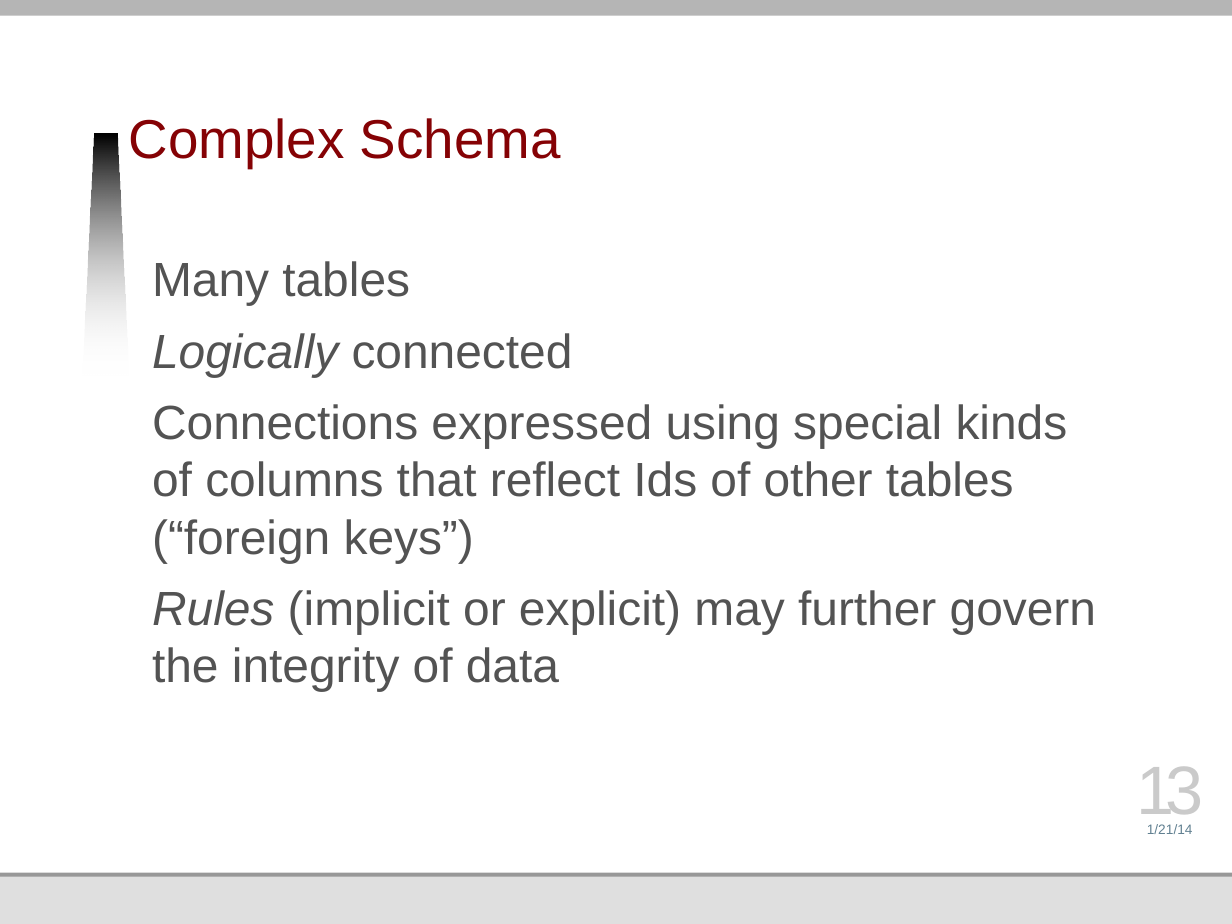
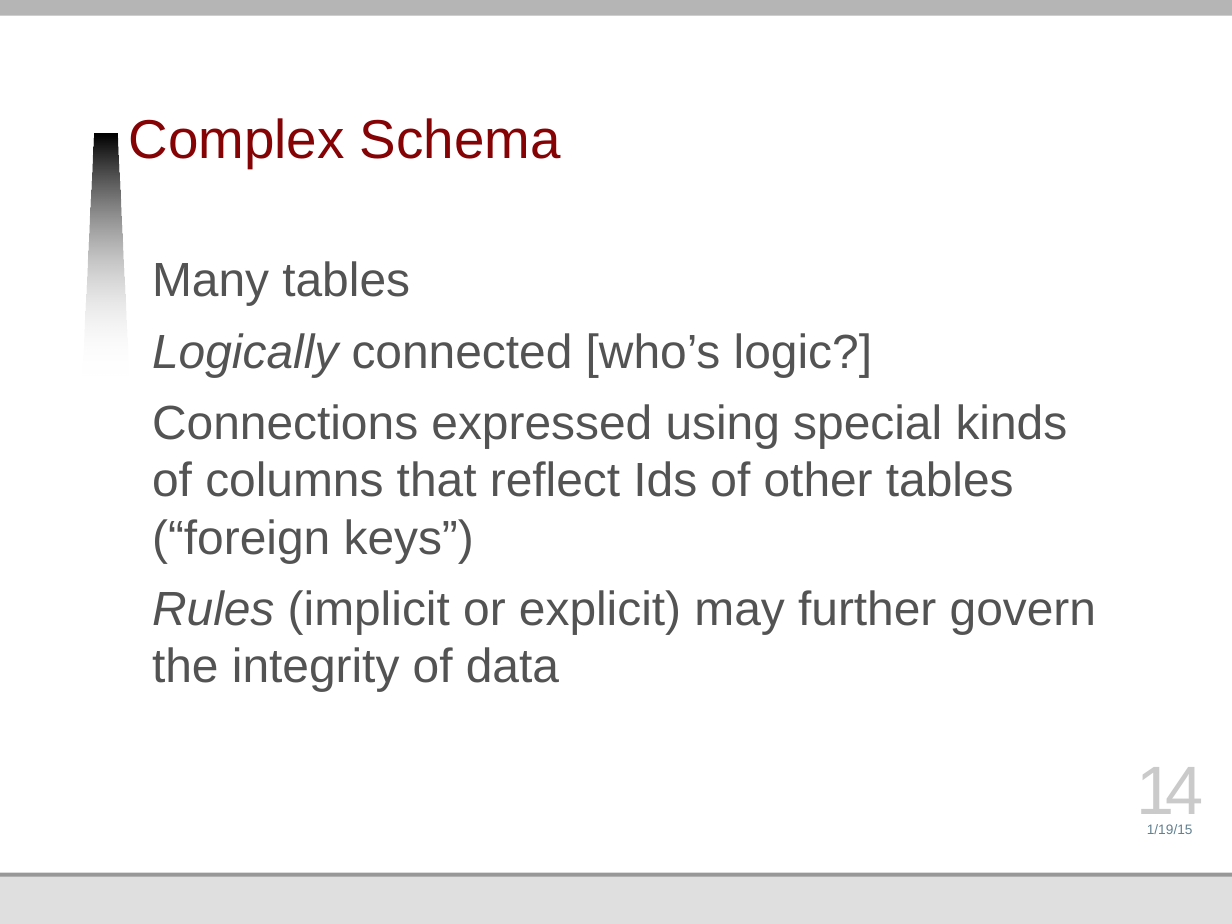
Before and after one commit to jmankoff/data, a slide deck: slide 14 of Lectures/3 Data Storage.pptx (slide 13 before the commit). Drawn at 1232x924 pixels with LibreOffice and Linux fonts; fonts in the diff are those of the drawing; background and template pictures are left out. Boxes give left, top, right and bottom in pixels: in the first picture for what was removed or moved away, otherwise in the second. Text is boxed around its words. In the diff, an @@ line names an element or a change of style, - is before the commit and + after.

```diff
--- a/Lectures/3 Data Storage.pptx
+++ b/Lectures/3 Data Storage.pptx
@@ text at [152,333,872,377]: text changed; italic off @@
-Logically connected
+Logically connected [who’s logic?]
@@ page number at [1136,767,1204,827]: text changed @@
-13
+14
@@ text at [1147,824,1193,834]: text changed @@
-1/21/14
+1/19/15
```
Also in this commit, not shown: 30 other slides changed, 27 other files.
